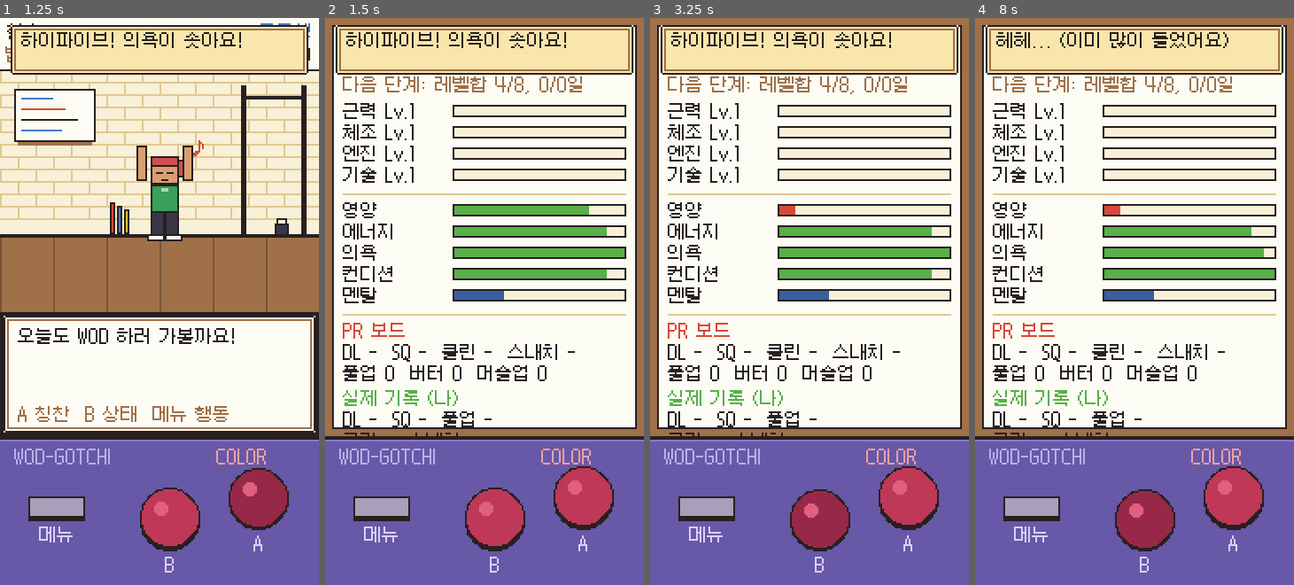
Above: before the commit, frames 1-4 (left to right).
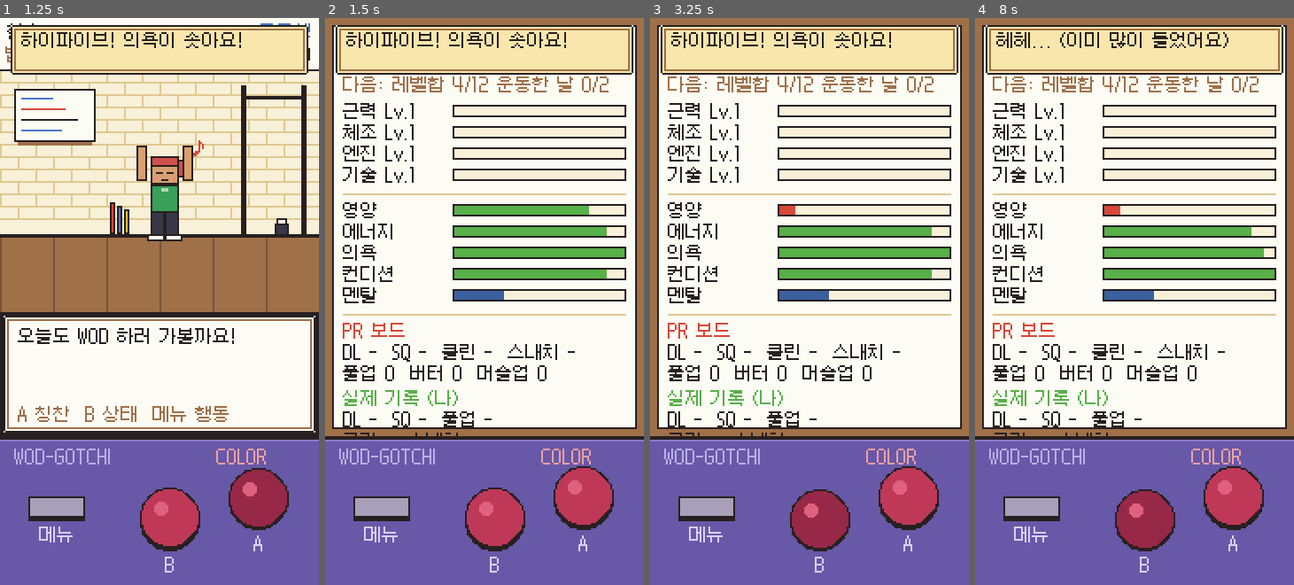
Above: after the commit, the same moments.

Repository: youngjungcho/WOD-GOTCHI
Game: Godot game, scene res://tests/SmokeTest.tscn
The game is run twice, just before and just after one commit, with the same random seed, the same clock (stepped at 60 frames per second) and the same inputs. This scene is started directly instead of the project's main scene.
Inputs (mouse positions are in pixels of both pictures, inside the frame that each line leads up to):
- Up to frame 1 (1.25 s): tap Enter at 0.5 s; move the mouse to (229, 273) at 0.52 s; hold Right from 0.53 s (still down); tap Z at 0.6 s; click (229, 273) at 0.67 s; tap Space at 0.77 s
- Up to frame 2 (1.5 s): move the mouse to (420, 329) at 1.27 s; release Right at 1.28 s; hold Down from 1.28 s (still down); tap X at 1.35 s
- Up to frame 3 (3.25 s): tap Space at 1.52, 2.75, 3.02 s; move the mouse to (841, 176) at 2.02 s; release Down at 2.03 s; hold Right 2.03-2.78 s; tap Enter at 2.1 s; move the mouse to (793, 414) at 2.77 s; hold Up from 2.78 s (still down); tap Tab at 2.85 s; click (793, 414) at 2.92 s
- Up to frame 4 (8 s): move the mouse to (1230, 386) at 3.52 s; release Up at 3.53 s; hold Left 3.53-5.03 s; tap C at 3.6, 7.35 s; tap Space at 3.77, 4.52, 6.02, 6.77, 7.52 s; move the mouse to (1038, 216) at 4.27 s; tap Z at 4.35 s; move the mouse to (1150, 301) at 5.02 s; hold Down 5.03-5.78 s; tap X at 5.1 s; click (1150, 301) at 5.17 s; move the mouse to (1086, 159) at 5.77 s; hold Right 5.78-6.53 s; tap Enter at 5.85 s; move the mouse to (1204, 273) at 6.52 s; hold Up 6.53-7.28 s; tap Tab at 6.6 s; move the mouse to (1070, 329) at 7.27 s; hold Right from 7.28 s (still down); click (1070, 329) at 7.42 s

Frame 1 is identical in both runs. In frame 2, 0.8% of the frame differs, in the area x 17-89%, y 10-14%; in frame 3, 0.8%; in frame 4, 0.8%.

Commit message:
성장 속도 조정, 웹 빌드·휴대폰 테스트 환경
- 진화 조건을 '실제로 운동한 날 수' 기준으로 바꾸고 단계별 요구치 상향 (스케일드 12/2일 ~ 게임즈 48/25일)
- 레벨 곡선 초반을 무겁게 (Lv2 25XP), 하루 4번째 운동부터 경험치 절반
- 웹 내보내기 설정(호환 렌더러, 스레드 없음), 20초 자동 저장·포커스 아웃 시 저장
- 휴대폰 테스트용 빌드 스크립트와 HTTPS 로컬 서버
- 앱 시작 직후 효과음 재생 시 에러 수정

Co-Authored-By: Claude Opus 5.5 <noreply@anthropic.com>

Diff:
--- a/project.godot
+++ b/project.godot
@@ -37,6 +37,7 @@
 
 textures/canvas_textures/default_texture_filter=0
 renderer/rendering_method="mobile"
+renderer/rendering_method.web="gl_compatibility"
 2d/snap/snap_2d_transforms_to_pixel=true
 2d/snap/snap_2d_vertices_to_pixel=true
 environment/defaults/default_clear_color=Color(0.157, 0.125, 0.125, 1)
--- a/scripts/game_state.gd
+++ b/scripts/game_state.gd
@@ -11,8 +11,8 @@
 const STAGE_DECAY := [0.5, 0.7, 1.0, 1.2, 1.4]
 const STAGE_FLOOR := [35.0, 25.0, 10.0, 0.0, 0.0]
 const STAGE_DETRAIN := [0.0, 0.0, 0.0, 0.03, 0.05]
-# 다음 단계로 가기 위한 조건: [능력치 레벨 합계, 키운 일수]
-const STAGE_REQ := [[8, 0], [16, 2], [28, 6], [44, 13]]
+# 다음 단계로 가기 위한 조건: [능력치 레벨 합계, 실제로 운동한 날 수]
+const STAGE_REQ := [[12, 2], [20, 5], [32, 12], [48, 25]]
 
 # 시간당 기본 변화량
 const DECAY_PER_HOUR := {"food": 6.0, "energy": 4.0, "mood": 3.0, "cond": 2.0}
@@ -27,6 +27,7 @@
 
 var data: Dictionary = {}
 var _accum := 0.0
+var _autosave := 0.0
 
 
 func _ready() -> void:
@@ -43,12 +44,17 @@
 		_accum = 0.0
 		_check_calls()
 		changed.emit()
+	# 웹/모바일은 탭을 닫거나 앱이 종료될 때 저장 기회가 없을 수 있어 주기적으로 저장한다
+	_autosave += delta
+	if _autosave >= 20.0:
+		_autosave = 0.0
+		save_game()
 
 
 func _notification(what: int) -> void:
-	if what == NOTIFICATION_APPLICATION_PAUSED or what == NOTIFICATION_WM_CLOSE_REQUEST:
+	if what in [NOTIFICATION_APPLICATION_PAUSED, NOTIFICATION_WM_CLOSE_REQUEST, NOTIFICATION_APPLICATION_FOCUS_OUT]:
 		save_game()
-	elif what == NOTIFICATION_APPLICATION_RESUMED:
+	elif what in [NOTIFICATION_APPLICATION_RESUMED, NOTIFICATION_APPLICATION_FOCUS_IN]:
 		catch_up()
 
 
@@ -198,12 +204,20 @@
 	data.gauges[k] = clampf(float(data.gauges[k]) + v, 0.0, 100.0)
 
 
+# 레벨 곡선: Lv까지 필요한 누적 XP = A*(Lv-1)^2 + B*(Lv-1)
+# 초반(Lv2=25)은 무겁게, 후반(Lv12=1265)은 완만하게.
+const CURVE_A := 9.0
+const CURVE_B := 16.0
+
+
 static func level_for_xp(xp: float) -> int:
-	return int(floor(sqrt(max(xp, 0.0) / 10.0))) + 1
+	var n := (-CURVE_B + sqrt(CURVE_B * CURVE_B + 4.0 * CURVE_A * max(xp, 0.0))) / (2.0 * CURVE_A)
+	return int(floor(n + 0.000001)) + 1
 
 
 static func xp_for_level(lv: int) -> float:
-	return 10.0 * pow(lv - 1, 2)
+	var n := float(lv - 1)
+	return CURVE_A * n * n + CURVE_B * n
 
 
 func level(stat: String) -> int:
@@ -219,6 +233,11 @@
 
 func days_alive() -> int:
 	return int((now() - float(data.born)) / 86400.0)
+
+
+## 운동한 날 수 (같은 날 여러 번 해도 하루).
+func workout_days() -> int:
+	return (data.get("workout_days", {}) as Dictionary).size()
 
 
 func stage() -> int:
@@ -345,6 +364,10 @@
 	for l in LIFTS:
 		if not data.pr.has(l):
 			data.pr[l] = 0.0
+	if not data.has("workout_days"):
+		data.workout_days = {}
+		if not (data.get("move_log", {}) as Dictionary).is_empty():
+			data.workout_days[today()] = true
 	if not data.has("attempts_used"):
 		data.attempts_used = {}
 	if not data.has("hist"):
@@ -471,11 +494,29 @@
 # ---------- 행동 ----------
 
 ## 운동 결과 반영. xp는 {stat: amount}. 결과 메시지 목록을 돌려준다.
-func apply_workout(xp: Dictionary, energy_cost: float, cond_cost: float) -> Array:
+const SESSIONS_FULL := 3  # 하루에 이 횟수까지는 경험치 100%, 이후는 절반
+
+
+## 오늘 한 운동 세션 수.
+func sessions_today() -> int:
+	if data.get("session_day", "") != today():
+		return 0
+	return int(data.get("sessions", 0))
+
+
+## 운동 결과 반영. counts_session=false면 하루 운동 횟수에 넣지 않는다(1RM 시기).
+func apply_workout(xp: Dictionary, energy_cost: float, cond_cost: float, counts_session: bool = true) -> Array:
 	var msgs: Array = []
 	var food_mult := 0.5 if gauge("food") < 20.0 else 1.0
 	if food_mult < 1.0:
 		msgs.append("배가 고파서 효과가 절반이에요.")
+	if counts_session:
+		var n := sessions_today() + 1
+		data.session_day = today()
+		data.sessions = n
+		if n > SESSIONS_FULL:
+			food_mult *= 0.5
+			msgs.append("오늘은 충분히 했어요! 내일 또 와요~ (%d번째, 경험치 절반)" % n)
 	var low_cond := gauge("cond") < 25.0
 	for s in xp.keys():
 		var before := level(s)
@@ -486,6 +527,9 @@
 	add_gauge("cond", -cond_cost)
 	add_gauge("food", -energy_cost * 0.3)
 	data.mess = min(3, int(data.mess) + 1)
+	if not data.has("workout_days"):
+		data.workout_days = {}
+	data.workout_days[today()] = true
 	if low_cond and randf() < 0.3:
 		var hours := 2.0 if stage() < 2 else 6.0
 		data.injured_until = now() + hours * 3600.0
@@ -501,7 +545,7 @@
 	var msgs: Array = []
 	while stage() < STAGE_NAMES.size() - 1:
 		var req: Array = STAGE_REQ[stage()]
-		if level_sum() >= int(req[0]) and days_alive() >= int(req[1]):
+		if level_sum() >= int(req[0]) and workout_days() >= int(req[1]):
 			data.stage = stage() + 1
 			var old: String = data.get("form", "rookie")
 			data.form = Forms.decide(stage())
@@ -516,7 +560,7 @@
 	if stage() >= STAGE_NAMES.size() - 1:
 		return "최고 단계 달성!"
 	var req: Array = STAGE_REQ[stage()]
-	return "다음 단계: 레벨합 %d/%d, %d/%d일" % [level_sum(), req[0], days_alive(), req[1]]
+	return "다음: 레벨합 %d/%d 운동한 날 %d/%d" % [level_sum(), req[0], workout_days(), req[1]]
 
 
 ## 음식 먹이기. 게이지와 능력치 XP가 음식마다 다르게 바뀐다.
@@ -763,7 +807,12 @@
 
 # ---------- 테스트용 ----------
 
+## (테스트) 시간을 h만큼 흘려보낸다. 하루(24시간)마다 운동한 날도 하나씩 쳐준다.
 func debug_hours(h: float) -> void:
+	if not data.has("workout_days"):
+		data.workout_days = {}
+	for i in int(ceil(h / 24.0)):
+		data.workout_days["debug-%d" % data.workout_days.size()] = true
 	data.last_tick = now() - h * 3600.0
 	data.born = float(data.born) - h * 3600.0
 	if call_active():
--- a/scripts/main.gd
+++ b/scripts/main.gd
@@ -146,7 +146,7 @@
 		return
 	if not k.pressed or top() == null:
 		return
-	# 테스트용 키 (PC): F1 호출, F2 6시간 경과, F3 경험치 +50
+	# 테스트용 키 (PC): F1 호출, F2 6시간 경과(+운동한 날 1일), F3 경험치 +50
 	if GameState.is_created():
 		match k.keycode:
 			KEY_F1:
--- a/scripts/screens/home_screen.gd
+++ b/scripts/screens/home_screen.gd
@@ -68,6 +68,8 @@
 		return "땀이랑 초크가 엉망이에요..."
 	if GameState.gauge("mood") < 25.0:
 		return "운동하기 싫어요... 칭찬해 줘요."
+	if GameState.sessions_today() >= GameState.SESSIONS_FULL:
+		return "오늘 운동은 충분해요. 푹 쉬고 내일 봐요!"
 	if GameState.attempts_left() == GameState.attempts_max() and GameState.stage() >= 1:
 		return "오늘 1RM 도전해 볼까요?"
 	return "오늘도 WOD 하러 가볼까요!"
--- a/scripts/screens/lift_game.gd
+++ b/scripts/screens/lift_game.gd
@@ -175,7 +175,7 @@
 		msgs.append("실패... %s" % why)
 		for s in base:
 			xp[s] = base[s] * 0.25
-	msgs.append_array(GameState.apply_workout(xp, 12.0, 6.0))
+	msgs.append_array(GameState.apply_workout(xp, 12.0, 6.0, false))
 	var msg := "\n".join(msgs)
 	# 결과 자세를 잠깐 보여준 뒤 메시지
 	get_tree().create_timer(0.9).timeout.connect(func(): main.say(msg, func(): main.pop()))
--- a/scripts/sfx.gd
+++ b/scripts/sfx.gd
@@ -34,7 +34,8 @@
 
 
 func play(name: String) -> void:
-	if not SOUNDS.has(name):
+	# 앱 시작 직후(다른 autoload가 먼저 준비될 때)에는 플레이어가 아직 없다
+	if not SOUNDS.has(name) or _players.is_empty():
 		return
 	if not _cache.has(name):
 		_cache[name] = _build(SOUNDS[name])
--- a/tests/smoke_test.gd
+++ b/tests/smoke_test.gd
@@ -196,6 +196,9 @@
 	print(" / ".join(GameState.train([{"id": "thruster", "reps": 21}, {"id": "pullup", "reps": 21}, {"id": "row", "reps": 15}, {"id": "wallball", "reps": 10}])))
 	print(" / ".join(GameState.train([{"id": "thruster", "reps": 21}])))
 	print("picks=", GameState.daily_picks())
+	for lv in [1, 2, 3, 5, 8, 12]:
+		print("curve Lv", lv, "=", GameState.xp_for_level(lv), " back=", GameState.level_for_xp(GameState.xp_for_level(lv)), " below=", GameState.level_for_xp(GameState.xp_for_level(lv) - 0.01))
+	print("sessions_today=", GameState.sessions_today())
 	# WOD 에디터 + 동작 고르기
 	var ed = WodEditor.new(-1)
 	main.push(ed)
@@ -249,7 +252,7 @@
 	# ---- 진화 ----
 	GameState.data.mental = 80.0
 	GameState.debug_hours(30.0)
-	GameState.debug_xp(30.0)
+	GameState.debug_xp(80.0)
 	await wait(0.5)
 	await shot("evolving")
 	await wait(3.6)
@@ -261,7 +264,7 @@
 	# 스케일드 -> RX(체조 위주)
 	GameState.data.xp.gym = 400.0
 	GameState.debug_hours(48.0)
-	GameState.debug_xp(60.0)
+	GameState.debug_xp(150.0)
 	await wait(0.3)
 	main.top().t = 99.0
 	await wait(0.8)
Not shown, added: export_presets.cfg
Not shown, changed: docs/GAME_DESIGN.md
Not shown, added: tools/web_build.sh
